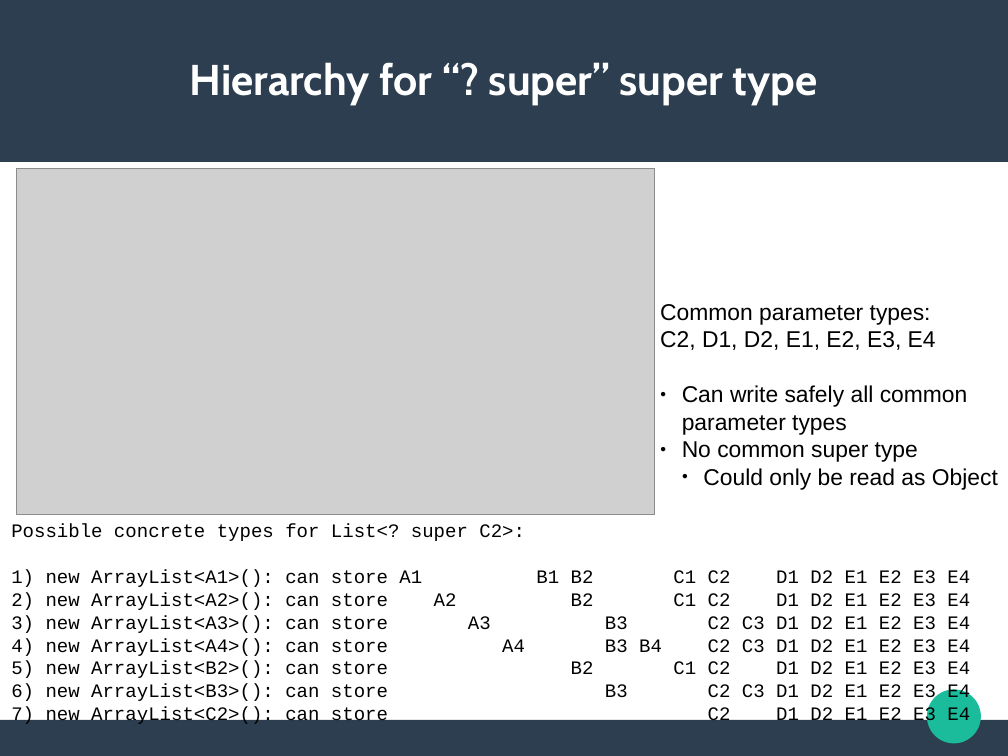
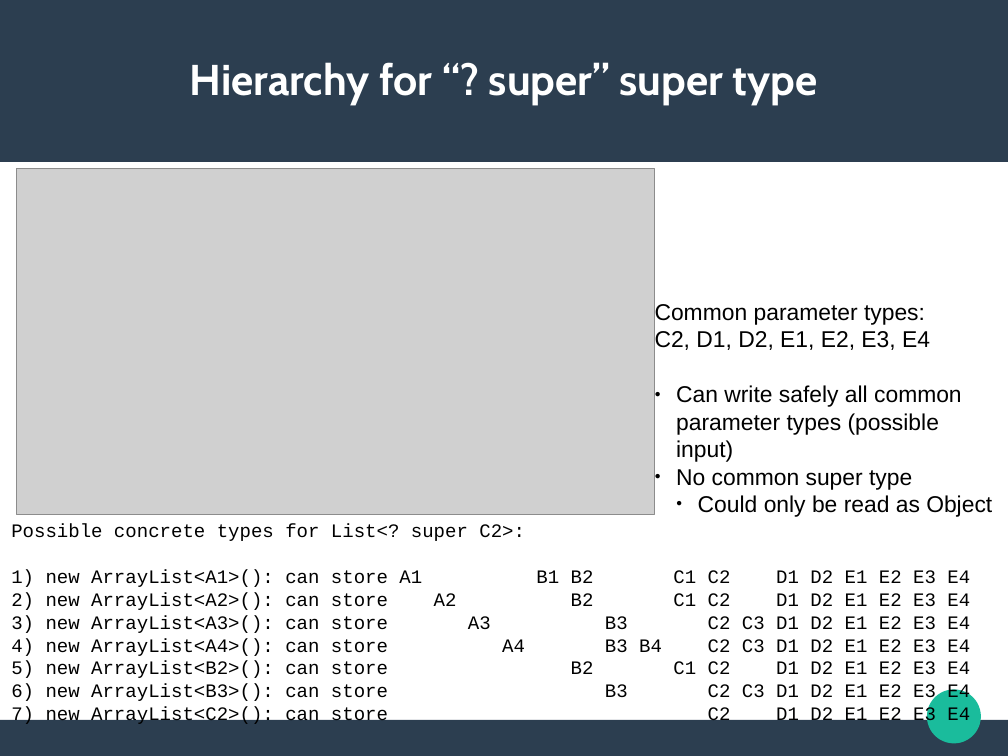
Before and after one commit to jldelarbre/lectureNotes, a slide deck: slide 23 of Slides/specialIssues/si1/ParameterizedTypes.odp. Drawn at 1008x756 pixels with LibreOffice and Linux fonts; fonts in the diff are those of the drawing; grey boxes stand for pictures. Boxes give left, top, right and bottom in pixels: in the first picture for what was removed or moved away, otherwise in the second. Text is boxed around its words. In the diff, an @@ line names an element or a change of style, - is before the commit and + after.

```diff
--- a/Slides/specialIssues/si1/ParameterizedTypes.odp
+++ b/Slides/specialIssues/si1/ParameterizedTypes.odp
@@ text at [676, 385, 962, 462]: text changed @@
-● Can write safely all common parameter types
+● Can write safely all common parameter types (possible input)
```
Also in this commit, not shown: 2 other slides changed, 1 slide added, 1 other file.
